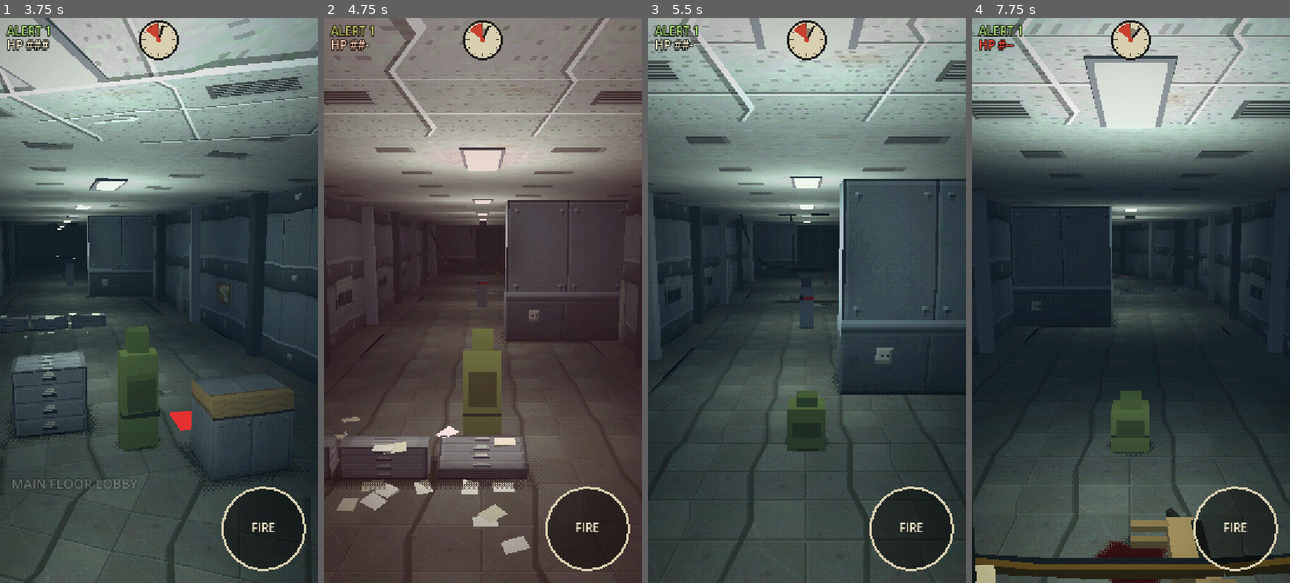
Above: before the commit, frames 1-4 (left to right).
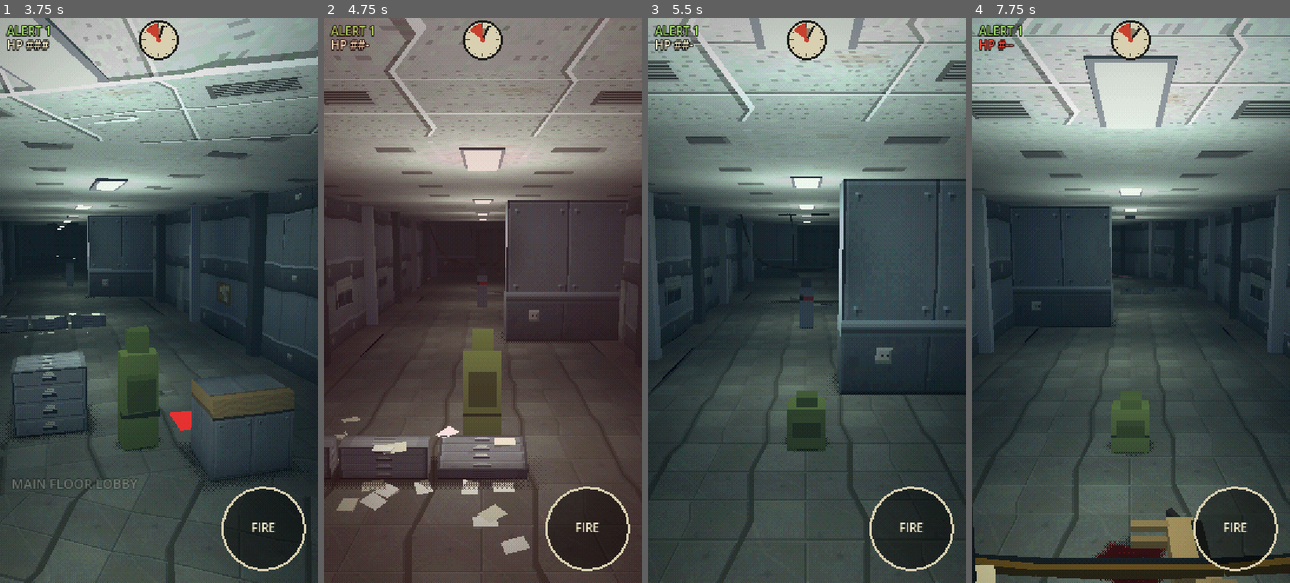
Above: after the commit, the same moments.

Repository: lhunt-gdev/get-to-the-chopper-test
Game: Godot game, scene res://game/levels/prototype_slice/prototype_slice.tscn
Two runs of this game, one before a commit and one after it. Both use one fixed random seed, a clock stepped at 60 frames per second and the inputs below.
Inputs (mouse positions are in pixels of both pictures, inside the frame that each line leads up to):
- Up to frame 1 (3.75 s): tap Enter (ui_accept) at 0.5, 0.77 s; move the mouse to (228, 272) at 0.52 s; hold Right (ui_right) 0.53-1.25 s; click (228, 272) at 0.67 s; drag from (95, 328) to (143, 413) at 1.27 s; move the mouse to (190, 176) at 2.02 s; hold Right (ui_right) 2.03-2.75 s; drag from (143, 413) to (63, 215) at 2.77 s; move the mouse to (254, 385) at 3.52 s; hold Left (ui_left) from 3.53 s (still down)
- Up to frame 2 (4.75 s): tap Enter (ui_accept) at 3.77 s; release Left (ui_left) at 4.25 s; drag from (387, 215) to (435, 159) at 4.27 s
- Up to frame 3 (5.5 s): move the mouse to (822, 300) at 5.02 s; hold Down (ui_down) from 5.03 s (still down); click (822, 300) at 5.17 s
- Up to frame 4 (7.75 s): release Down (ui_down) at 5.75 s; drag from (1083, 159) to (1067, 328) at 5.77 s; move the mouse to (1200, 272) at 6.52 s; hold Up (ui_up) 6.53-7.25 s; tap Enter (ui_accept) at 6.77 s; drag from (1067, 328) to (1115, 413) at 7.27 s

Frame 1 is identical in both runs. In frame 2, 0.1% of the frame differs, in the area x 40-58%, y 35-46%; in frame 3, less than 0.1%; in frame 4, 19%, in the area x 0-100%, y 22-100%.

Commit message:
No shooting from behind walls; new rotor sound that fades at the end
- In cover behind a wall you can't shoot at all (no leaning out round
  its edge, which looked like shooting through the wall). Behind a box
  you still shoot over it.
- The chopper rotor loop was the "footsteps" and the "constant buzz" at
  the end: its thumps sounded like steps and its turbine whine droned.
  Now a blade whup-whup and swish over an engine rumble, no tonal whine.
- When the run ends, every world loop (rotor, wire crackle, steam) fades
  out over 2.5 s, so nothing drones under the end screen.

Co-Authored-By: Claude Opus 5.5 <noreply@anthropic.com>

Diff:
--- a/game/audio/audio_director.gd
+++ b/game/audio/audio_director.gd
@@ -25,6 +25,8 @@
 var _music := {}
 var _music_on := ""
 var _world: Node3D
+## Loops stuck to things in the world (wires, steam, the chopper), so they can be faded at the end.
+var _loops: Array[AudioStreamPlayer3D] = []
 
 
 func _ready() -> void:
@@ -128,7 +130,19 @@
 	node.add_child(p)
 	# Start somewhere into the loop, so neighbouring loops don't pulse in step.
 	p.play(randf() * p.stream.get_length())
+	_loops.append(p)
 	return p
+
+
+## The run's over: fade every world loop (the chopper, wires, steam) out over `seconds`, so nothing
+## drones on under the end screen.
+func fade_loops(seconds: float) -> void:
+	for p in _loops:
+		if is_instance_valid(p) and p.playing:
+			var t := p.create_tween()
+			t.tween_property(p, "volume_db", -60.0, seconds)
+			t.tween_callback(p.stop)
+	_loops.clear()
 
 
 ## The area's ambience (by theme name), crossfading from the last one.
--- a/game/audio/sound_bank.gd
+++ b/game/audio/sound_bank.gd
@@ -339,16 +339,22 @@
 			syn.normalize(0.5)
 			return syn.to_stream(true)
 		"rotor":
-			# The chopper (loop): blade thumps 4.5 a second over a turbine whine.
+			# The chopper (loop): the blades' "whup-whup" (a slap of air 5.5 times a second, with a
+			# swish between) over a low engine rumble. No tonal whine (playtest: it was a constant
+			# buzz), and nothing footstep-like.
 			syn = Synth.create(2.0, SFX_RATE, seed_value)
-			for i in 9:
-				var t := i / 4.5
-				syn.noise(t, 0.13, 0.9, 260.0, 0.0, 0.002, 7.0)
-				syn.tone(t, 0.11, 72.0, 48.0, 0.6, Synth.Wave.SINE, 0.002, 6.0)
-			syn.tone(0.0, 2.0, 330.0, 330.0, 0.05, Synth.Wave.SAW, 0.0001, 0.0)
-			syn.tone(0.0, 2.0, 660.0, 660.0, 0.03, Synth.Wave.SINE, 0.0001, 0.0)
-			syn.crush(9, 1)
-			syn.normalize(0.85)
+			syn.noise(0.0, 2.0, 0.4, 110.0, 0.0, 0.0001, 0.0)  # engine rumble
+			var swish := Synth.create(2.0, SFX_RATE, seed_value + 1)
+			swish.noise(0.0, 2.0, 0.3, 900.0, 200.0, 0.0001, 0.0)
+			swish.swell(11.0, 0.8)  # rising and falling with each blade
+			syn.mix_in(swish, 0.0, 1.0)
+			for i in 11:
+				var t := i / 5.5
+				syn.noise(t, 0.1, 0.8, 380.0, 60.0, 0.004, 6.0)  # the slap
+				syn.tone(t, 0.08, 62.0, 44.0, 0.35, Synth.Wave.SINE, 0.004, 5.0)
+			syn.loopify(0.05)
+			syn.crush(9, 1)
+			syn.normalize(0.75)
 			return syn.to_stream(true)
 		_:
 			push_warning("SoundBank: no sound called '%s'" % name)
--- a/game/levels/prototype_slice/prototype_slice.gd
+++ b/game/levels/prototype_slice/prototype_slice.gd
@@ -1250,24 +1250,15 @@
 	return get_world_3d().direct_space_state.intersect_ray(q).is_empty()
 
 
-## Where your shots come from: your chest, or, in cover behind a wall, just past the edge of it
-## you can lean round (a wall running into the side wall only has one).
+## Where your shots come from: your chest.
 func _gun_origin() -> Vector3:
-	var d := _player.distance_run()
-	var x := _player.track_x
-	if _player.in_cover:
-		var wall = Sightlines.cover_wall(d, x, _live_blockers())
-		if wall != null:
-			var side := tuning.lane_count * tuning.lane_width / 2.0
-			var lo: float = wall["x0"]
-			var hi: float = wall["x1"]
-			var left_ok := lo > -side
-			var right_ok := hi < side
-			if left_ok and (not right_ok or x - lo <= hi - x):
-				x = lo - 0.3
-			elif right_ok:
-				x = hi + 0.3
-	return _route_point(d, x, 1.3)
+	return _route_point(_player.distance_run(), _player.track_x, 1.3)
+
+
+## In cover behind a wall you can't shoot at all (user decision: no shooting from behind walls).
+## Behind a box (low cover) you still shoot over it.
+func _behind_wall() -> bool:
+	return _player.in_cover and Sightlines.cover_wall(_player.distance_run(), _player.track_x, _live_blockers()) != null
 
 
 ## A box sheared to follow a slope (stairs): vertical sides and ends, its bottom running from
@@ -2592,8 +2583,10 @@
 func fire_target() -> Node3D:
 	var alert := GameState.alert_level
 	var candidates: Array[Node3D] = []
+	if _behind_wall():
+		return null  # no shooting from behind a wall
 	# Only what you can see: a ray from your gun to him, against the walls (low cover has no
-	# collision, so you shoot over it). In cover behind a wall, the ray starts round its edge.
+	# collision, so you shoot over it).
 	var gun := _gun_origin()
 	for c in _combatants:
 		var n = c["node"]  # RifleTrooper or AlarmBox
@@ -2626,10 +2619,10 @@
 
 
 func _shoot() -> void:
+	if _behind_wall():
+		return  # no shooting from behind a wall: not even into it
 	_audio.play("gun", -3.0, 0.05)
 	var from := _player.global_transform * Vector3(0.25, 1.2, -0.4)
-	if _player.in_cover:
-		from = _gun_origin()  # leaning out round the wall
 	var target := fire_target()
 	var to := from + (-_player.global_transform.basis.z) * 20.0
 	if target != null:
@@ -2705,6 +2698,7 @@
 	_hud.set_firing(false)
 	_hud.show_cover_hint(false)
 	_hud.show_end(reason, RunLog.route_summary())
+	_audio.fade_loops(2.5)
 	_audio.stop_music()
 	_audio.play("jingle" if reason == GameState.END_EXTRACTED else "gameover", -2.0, 0.0, "UI")
 
Not shown, changed: docs/design/decision-log.md
